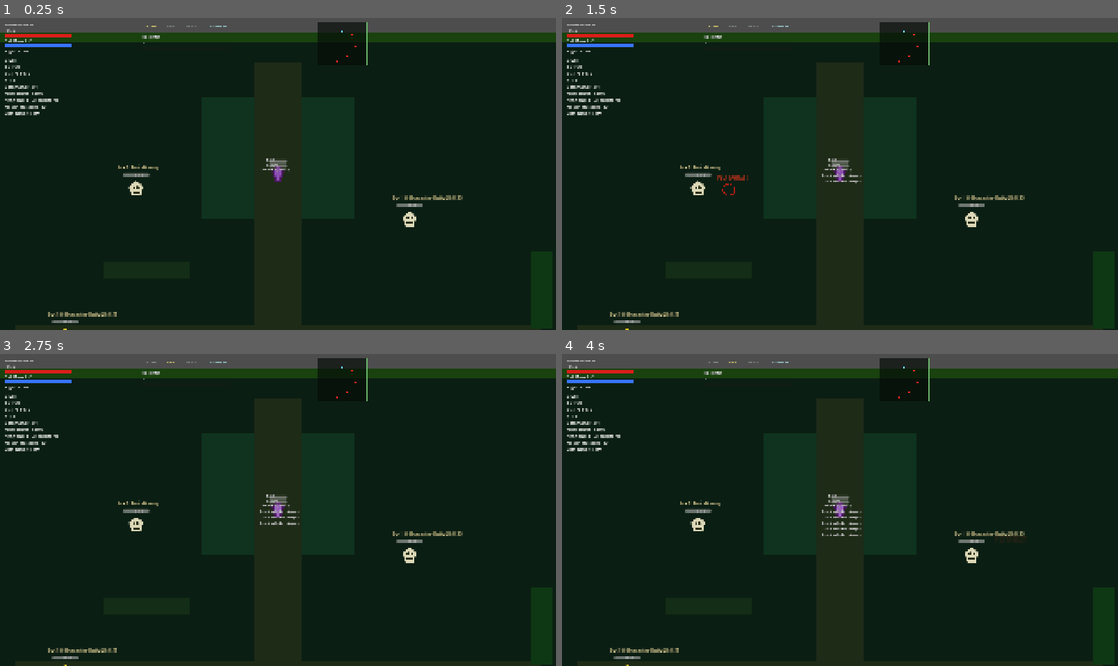
Above: before the commit, frames 1-4 (two rows, left to right).
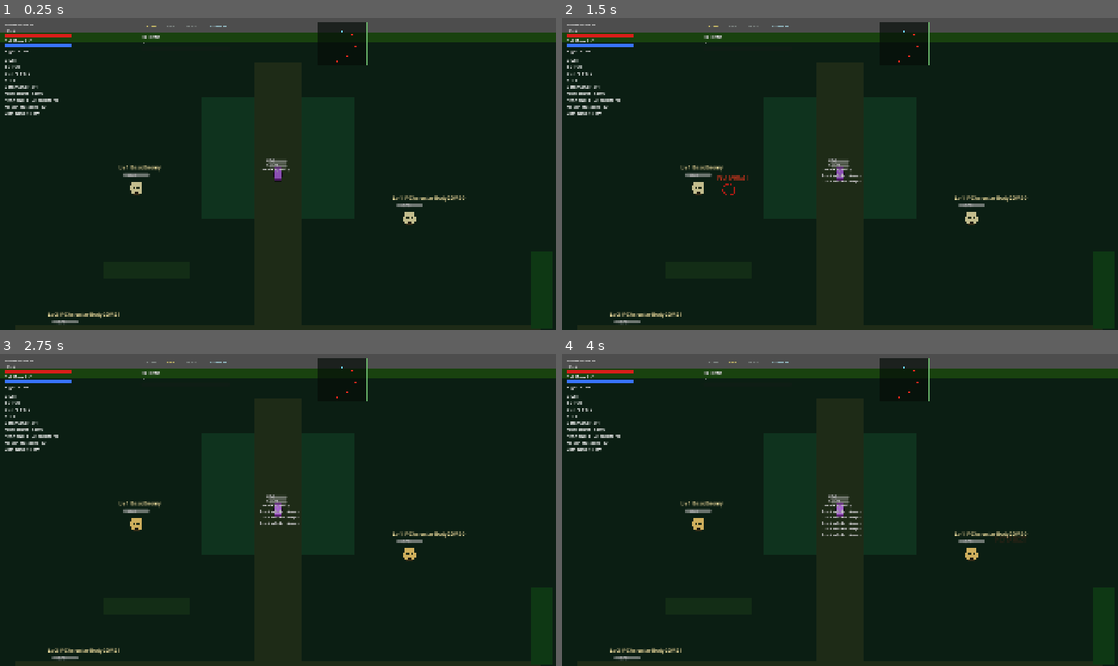
Above: after the commit, the same moments.

Repository: danivngopro/necromancer-game
Game: Godot game, scene res://scenes/world/main.tscn
The game is run twice, just before and just after one commit, with the same random seed, the same clock (stepped at 60 frames per second) and the same inputs.
Inputs (mouse positions are in pixels of both pictures, inside the frame that each line leads up to):
- Up to frame 1 (0.25 s): no input
- Up to frame 2 (1.5 s): tap Enter at 0.5 s; move the mouse to (617, 92) at 0.52 s; click (617, 92) at 0.6 s; tap Space at 1.25 s; move the mouse to (728, 189) at 1.27 s; tap F (command_follow) at 1.35 s; click (728, 189) at 1.42 s
- Up to frame 3 (2.75 s): move the mouse to (333, 441) at 2.02 s; hold H (command_hold) from 2.03 s (still down); click (333, 441) at 2.17 s
- Up to frame 4 (4 s): move the mouse to (812, 572) at 2.77 s; release H (command_hold) at 2.78 s; tap E (resurrect) at 2.85 s; click (812, 572) at 2.92 s; tap Enter at 3.5 s; move the mouse to (1006, 556) at 3.52 s; click (1006, 556) at 3.6 s

The runs differ from the first frame. In frame 1, 0.6% of the frame differs, in the area x 8-84%, y 44-100%; in frame 2, 0.6%; in frame 3, 0.6%; in frame 4, 0.6%.

Commit message:
feat: Update enemy and player sprites to use new sprite sheets and enhance unit feedback visuals

Diff:
--- a/scenes/enemies/basic_enemy.tscn
+++ b/scenes/enemies/basic_enemy.tscn
@@ -4,7 +4,7 @@
 [ext_resource type="Script" path="res://scripts/combat/health_component.gd" id="2_health"]
 [ext_resource type="Script" path="res://scripts/visuals/unit_feedback.gd" id="3_feedback"]
 [ext_resource type="Script" path="res://scripts/visuals/range_gizmo.gd" id="4_range"]
-[ext_resource type="Texture2D" path="res://assets/sprites/enemy_placeholder.svg" id="5_enemy_sprite"]
+[ext_resource type="Texture2D" path="res://assets/sprites/enemy_sheet.png" id="5_enemy_sprite"]
 
 [sub_resource type="CircleShape2D" id="CircleShape2D_body"]
 radius = 9.0
--- a/scenes/player/player.tscn
+++ b/scenes/player/player.tscn
@@ -6,7 +6,7 @@
 [ext_resource type="Script" path="res://scripts/visuals/unit_feedback.gd" id="4_feedback"]
 [ext_resource type="Script" path="res://scripts/visuals/range_gizmo.gd" id="5_range"]
 [ext_resource type="Script" path="res://scripts/player/player_stats.gd" id="6_stats"]
-[ext_resource type="Texture2D" path="res://assets/sprites/player_placeholder.svg" id="7_player_sprite"]
+[ext_resource type="Texture2D" path="res://assets/sprites/player_sheet.png" id="7_player_sprite"]
 
 [sub_resource type="CircleShape2D" id="CircleShape2D_body"]
 radius = 10.0
--- a/scenes/skeletons/skeleton.tscn
+++ b/scenes/skeletons/skeleton.tscn
@@ -4,7 +4,7 @@
 [ext_resource type="Script" path="res://scripts/combat/health_component.gd" id="2_health"]
 [ext_resource type="Script" path="res://scripts/visuals/unit_feedback.gd" id="3_feedback"]
 [ext_resource type="Script" path="res://scripts/visuals/range_gizmo.gd" id="4_range"]
-[ext_resource type="Texture2D" path="res://assets/sprites/skeleton_placeholder.svg" id="5_skeleton_sprite"]
+[ext_resource type="Texture2D" path="res://assets/sprites/skeleton_sheet.png" id="5_skeleton_sprite"]
 
 [sub_resource type="CircleShape2D" id="CircleShape2D_body"]
 radius = 8.0
--- a/scripts/player/player_stats.gd
+++ b/scripts/player/player_stats.gd
@@ -112,6 +112,9 @@
 			movement_speed += 10
 		"mana_regen":
 			mana_regen += 1
+			black_mana += 1
+			current_black_mana = minf(current_black_mana + 1.0, float(black_mana))
+			black_mana_changed.emit(current_black_mana, black_mana)
 		_:
 			return false
 
--- a/scripts/visuals/unit_feedback.gd
+++ b/scripts/visuals/unit_feedback.gd
@@ -40,9 +40,9 @@
 
 	set_process(_sprite_body != null)
 
-	_apply_label_quality(hp_label, 10)
-	_apply_label_quality(mana_label, 10)
-	_apply_label_quality(name_label, 10)
+	_apply_label_quality(hp_label, 18)
+	_apply_label_quality(mana_label, 18)
+	_apply_label_quality(name_label, 18)
 
 	if health == null:
 		return
@@ -62,7 +62,7 @@
 		name_label = get_node_or_null(name_label_path) as Label
 	if name_label != null:
 		name_label.text = label_text
-		_apply_label_quality(name_label, 10)
+		_apply_label_quality(name_label, 18)
 
 
 func play_attack_animation() -> void:
@@ -209,6 +209,8 @@
 	label.add_theme_font_override("font", _make_ui_font())
 	label.add_theme_color_override("font_outline_color", Color(0.0, 0.0, 0.0, 1.0))
 	label.add_theme_constant_override("outline_size", 2)
+	label.texture_filter = CanvasItem.TEXTURE_FILTER_LINEAR_WITH_MIPMAPS
+	label.scale = Vector2(0.58, 0.58)
 
 
 func _make_ui_font() -> SystemFont:
--- a/tests/combat_regression_runner.gd
+++ b/tests/combat_regression_runner.gd
@@ -102,6 +102,10 @@
 	player_stats.stat_points = 1
 	_assert(player_stats.increase_stat("black_mana"), "Black mana stat should be allocatable")
 	_assert(player_stats.black_mana == mana_before + 1, "Black mana stat should add one max mana")
+	mana_before = player_stats.black_mana
+	player_stats.stat_points = 1
+	_assert(player_stats.increase_stat("mana_regen"), "Mana regen stat should be allocatable")
+	_assert(player_stats.black_mana == mana_before + 1, "Mana regen stat should add one max mana")
 
 	print("Combat regression runner passed")
 	get_tree().quit(0)
Binary file added: assets/sprites/enemy_sheet.png
Not shown, added: assets/sprites/enemy_sheet.png.import
Binary file added: assets/sprites/player_sheet.png
Not shown, added: assets/sprites/player_sheet.png.import
Binary file added: assets/sprites/skeleton_sheet.png
Not shown, added: assets/sprites/skeleton_sheet.png.import
Not shown, changed: tests/validate_foundation.ps1
